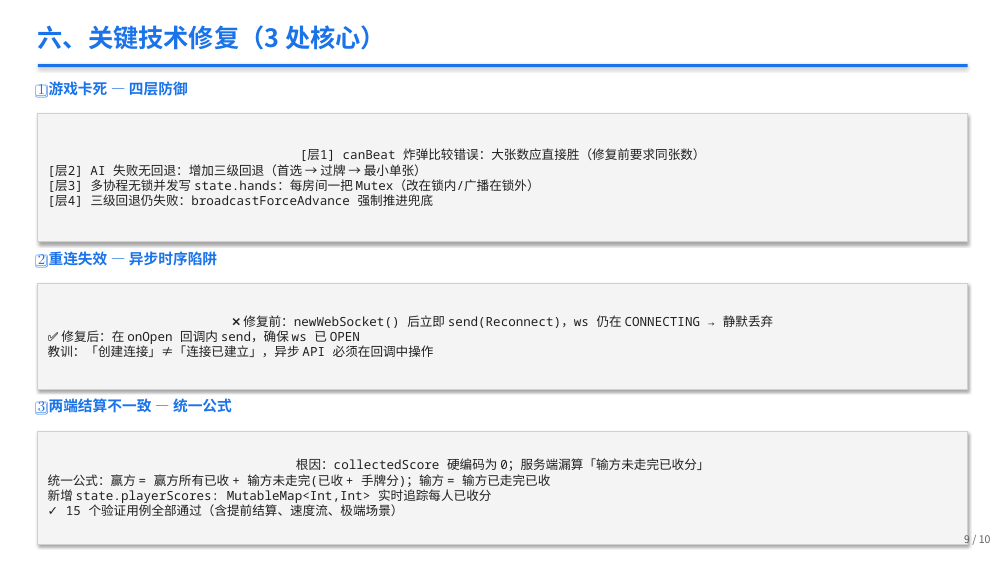
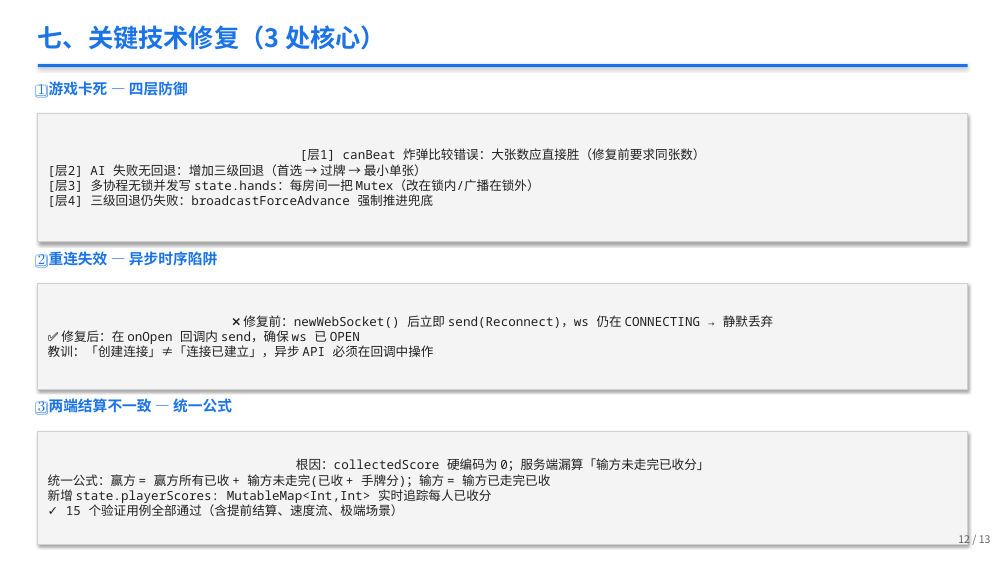
Before and after one commit to berming/AndroidAPP, a slide deck: slide 12 of docs/dev_summary.pptx (slide 9 before the commit). Drawn at 1008x567 pixels with LibreOffice and Linux fonts; fonts in the diff are those of the drawing. Boxes give left, top, right and bottom in pixels: in the first picture for what was removed or moved away, otherwise in the second. Text is boxed around its words. In the diff, an @@ line names an element or a change of style, - is before the commit and + after.

```diff
--- a/docs/dev_summary.pptx
+++ b/docs/dev_summary.pptx
@@ text at [38,25,386,50]: text changed @@
-六、关键技术修复（3 处核心）
+七、关键技术修复（3 处核心）
@@ text at [958,535,991,543]: text changed @@
-9 / 10
+12 / 13
```
Also in this commit, not shown: 9 other slides changed, 3 slides added, 2 other files.
